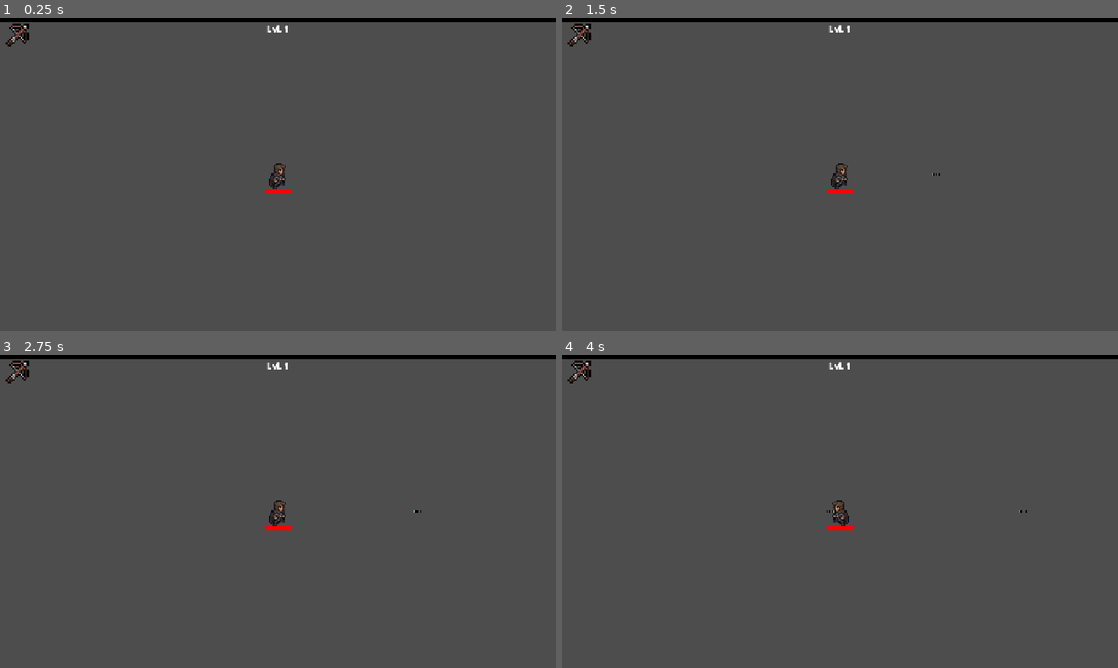
Above: before the commit, frames 1-4 (two rows, left to right).
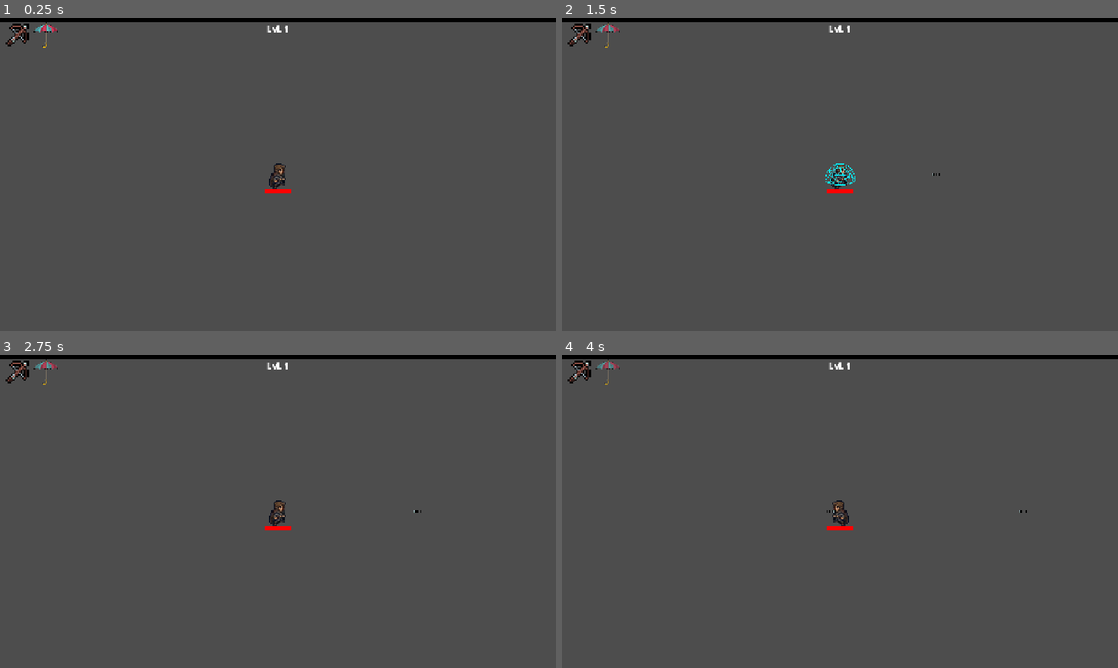
Above: after the commit, the same moments.

Repository: ricky2563/tese-vampire-survivors-game
Game: Godot game, scene res://scenes/player.tscn
The game is run twice, just before and just after one commit, with the same random seed, the same clock (stepped at 60 frames per second) and the same inputs.
Inputs:
- Up to frame 1 (0.25 s): no input
- Up to frame 2 (1.5 s): tap Enter at 0.5 s; hold D (move_right) 0.53-1.28 s; tap E at 0.6, 1.35 s; tap Space at 0.77 s; hold S (move_down) from 1.28 s (still down)
- Up to frame 3 (2.75 s): tap Space at 1.52 s; release S (move_down) at 2.03 s; hold D (move_right) from 2.03 s (still down); tap 1 at 2.1 s; tap E at 2.3 s
- Up to frame 4 (4 s): release D (move_right) at 2.78 s; hold W (move_up) 2.78-3.53 s; tap 2 at 2.85 s; tap Space at 3.02, 3.77 s; tap E at 3.05, 3.8 s; hold A (move_left) from 3.53 s (still down); tap 3 at 3.6 s

The runs differ from the first frame. In frame 1, less than 0.1% of the frame differs, in the area x 6-11%, y 1-10%; in frame 2, 0.2%, in the area x 6-53%, y 1-54%; in frame 3, less than 0.1%; in frame 4, less than 0.1%.

Commit message:
feat: meteor shield

Diff:
--- a/scenes/Meteor.tscn
+++ b/scenes/Meteor.tscn
@@ -19,6 +19,7 @@
 [node name="Timer" type="Timer" parent="."]
 
 [node name="Area2D" type="Area2D" parent="."]
+collision_layer = 5
 
 [node name="CollisionShape2D" type="CollisionShape2D" parent="Area2D"]
 position = Vector2(3.5, 90.25)
--- a/scenes/fire_hand_attack.tscn
+++ b/scenes/fire_hand_attack.tscn
@@ -1,7 +1,8 @@
-[gd_scene load_steps=8 format=3 uid="uid://bwqc5ajvt008q"]
+[gd_scene load_steps=11 format=3 uid="uid://bwqc5ajvt008q"]
 
 [ext_resource type="Script" uid="uid://b2us0h5s2u1r2" path="res://scripts/fire_hand_attack.gd" id="1_aabw1"]
 [ext_resource type="Texture2D" uid="uid://mtvewape005h" path="res://art/fire_hand_attack.png" id="2_v217h"]
+[ext_resource type="Texture2D" uid="uid://capoq3udarvgt" path="res://art/hole.png" id="3_v217h"]
 
 [sub_resource type="AtlasTexture" id="AtlasTexture_aabw1"]
 atlas = ExtResource("2_v217h")
@@ -10,10 +11,6 @@
 [sub_resource type="AtlasTexture" id="AtlasTexture_v217h"]
 atlas = ExtResource("2_v217h")
 region = Rect2(299, 0, 265, 408)
-
-[sub_resource type="AtlasTexture" id="AtlasTexture_sc5b6"]
-atlas = ExtResource("2_v217h")
-region = Rect2(0, 0, 306, 408)
 
 [sub_resource type="SpriteFrames" id="SpriteFrames_2pngg"]
 animations = [{
@@ -27,25 +24,35 @@
 "loop": false,
 "name": &"rise",
 "speed": 5.0
-}, {
-"frames": [{
-"duration": 1.0,
-"texture": SubResource("AtlasTexture_sc5b6")
-}],
-"loop": true,
-"name": &"shadow",
-"speed": 5.0
 }]
 
 [sub_resource type="RectangleShape2D" id="RectangleShape2D_7tt2v"]
 size = Vector2(92, 134)
 
+[sub_resource type="CanvasItemMaterial" id="CanvasItemMaterial_v217h"]
+
+[sub_resource type="AtlasTexture" id="AtlasTexture_sc5b6"]
+atlas = ExtResource("3_v217h")
+region = Rect2(0, 0, 64, 64)
+
+[sub_resource type="SpriteFrames" id="SpriteFrames_aw8t0"]
+animations = [{
+"frames": [{
+"duration": 1.0,
+"texture": SubResource("AtlasTexture_sc5b6")
+}],
+"loop": false,
+"name": &"shadow",
+"speed": 6.0
+}]
+
 [node name="FireHandAttack" type="Area2D"]
 script = ExtResource("1_aabw1")
 
 [node name="AnimatedSprite2D" type="AnimatedSprite2D" parent="."]
+z_index = -1
 sprite_frames = SubResource("SpriteFrames_2pngg")
-animation = &"shadow"
+animation = &"rise"
 
 [node name="CollisionShape2D" type="CollisionShape2D" parent="."]
 position = Vector2(1, -2)
@@ -53,5 +60,16 @@
 
 [node name="Timer" type="Timer" parent="."]
 
+[node name="Shadow" type="AnimatedSprite2D" parent="."]
+modulate = Color(1, 1, 1, 0.4117647)
+z_index = -1
+material = SubResource("CanvasItemMaterial_v217h")
+position = Vector2(-9.536743e-06, 22.999996)
+scale = Vector2(2.28125, 2.28125)
+sprite_frames = SubResource("SpriteFrames_aw8t0")
+animation = &"shadow"
+autoplay = "shadow"
+frame_progress = 1.0
+
 [connection signal="animation_finished" from="AnimatedSprite2D" to="." method="_on_animated_sprite_2d_animation_finished"]
 [connection signal="timeout" from="Timer" to="." method="_on_timer_timeout"]
--- a/scenes/player.tscn
+++ b/scenes/player.tscn
@@ -1,10 +1,12 @@
-[gd_scene load_steps=20 format=3 uid="uid://pscvm7w81d4t"]
+[gd_scene load_steps=22 format=3 uid="uid://pscvm7w81d4t"]
 
 [ext_resource type="Script" uid="uid://bs8pr347aup8g" path="res://scripts/player.gd" id="1_g2els"]
 [ext_resource type="Texture2D" uid="uid://tqbhgx5y31lo" path="res://art/player_move_left.png" id="2_qlg0r"]
+[ext_resource type="PackedScene" uid="uid://blp5sxg4yxans" path="res://scenes/umbrella_shield.tscn" id="2_tuyoq"]
 [ext_resource type="PackedScene" uid="uid://capqpepwdukom" path="res://scenes/gun.tscn" id="3_qhqgy"]
 [ext_resource type="Texture2D" uid="uid://48686buu5h8b" path="res://art/player_move_right.png" id="3_tuyoq"]
 [ext_resource type="Texture2D" uid="uid://bakw5ah4r22be" path="res://art/weapons.png" id="4_dqkch"]
+[ext_resource type="Texture2D" uid="uid://iufkh74ls1uw" path="res://art/umbrella_icon.png" id="7_fjrip"]
 
 [sub_resource type="AtlasTexture" id="AtlasTexture_tuyoq"]
 atlas = ExtResource("2_qlg0r")
@@ -96,6 +98,7 @@
 
 [node name="Player" type="CharacterBody2D" groups=["player"]]
 script = ExtResource("1_g2els")
+umbrella_scene = ExtResource("2_tuyoq")
 
 [node name="AnimatedSprite2D" type="AnimatedSprite2D" parent="."]
 position = Vector2(0, 8)
@@ -128,13 +131,18 @@
 [node name="WeaponsContainer" type="HBoxContainer" parent="HUD"]
 offset_left = 10.0
 offset_top = 10.0
-offset_right = 50.0
+offset_right = 109.333336
 offset_bottom = 50.0
 scale = Vector2(1.5, 1.5)
 
 [node name="IconCrossbow" type="TextureRect" parent="HUD/WeaponsContainer"]
 layout_mode = 2
 texture = SubResource("AtlasTexture_qlg0r")
+expand_mode = 2
+
+[node name="IconUmbrella" type="TextureRect" parent="HUD/WeaponsContainer"]
+layout_mode = 2
+texture = ExtResource("7_fjrip")
 expand_mode = 2
 
 [node name="ExperienceBar" type="ProgressBar" parent="HUD"]
--- /dev/null
+++ b/scenes/umbrella_shield.tscn
@@ -0,0 +1,20 @@
+[gd_scene load_steps=4 format=3 uid="uid://blp5sxg4yxans"]
+
+[ext_resource type="Texture2D" uid="uid://ckeyo0merakif" path="res://art/meteor_shield.png" id="1_52hwc"]
+[ext_resource type="Script" uid="uid://mrut7pasampu" path="res://scripts/umbrella_shield.gd" id="1_j7gug"]
+
+[sub_resource type="CircleShape2D" id="CircleShape2D_j7gug"]
+radius = 21.023796
+
+[node name="UmbrellaShield" type="Area2D" groups=["shield"]]
+collision_layer = 4
+collision_mask = 0
+script = ExtResource("1_j7gug")
+
+[node name="CollisionShape2D" type="CollisionShape2D" parent="."]
+shape = SubResource("CircleShape2D_j7gug")
+
+[node name="Sprite2D" type="Sprite2D" parent="."]
+position = Vector2(3.3881318e-21, 1.1920929e-07)
+scale = Vector2(0.16094771, 0.18566176)
+texture = ExtResource("1_52hwc")
--- a/scripts/fire_hand_attack.gd
+++ b/scripts/fire_hand_attack.gd
@@ -9,36 +9,51 @@
 var track_timer = 0.0
 
 @onready var anim = $AnimatedSprite2D
+@onready var shadow_anim = $Shadow
 
 func _ready():
 	player = get_tree().get_first_node_in_group("player")
 
-	# 1. Toca a animação da tua sombra!
-	# (Atenção: muda "shadow" para o nome exato que deste à tua animação da sombra no painel do AnimatedSprite2D)
-	anim.play("shadow")
+	anim.visible = false
+	shadow_anim.visible = true
+	shadow_anim.play("default")
 
-	# Retiramos a transparência (modulate) já que agora tens um sprite próprio para isto
+	# Começa a sombra bem suave (Alpha 0.4)
+	shadow_anim.modulate = Color(1, 1, 1, 0.4)
 
 func _process(delta):
 	if not is_instance_valid(player):
 		return
 
 	if is_tracking:
+		# Perseguição suave
 		global_position = global_position.lerp(player.global_position, follow_speed * delta)
 
 		track_timer += delta
+
+		# --- LÓGICA DE ALPHA (TRANSITIONS) ---
+		var progresso = track_timer / track_duration # Vai de 0.0 a 1.0
+
+		# Mantemos a cor original (1, 1, 1) e aumentamos apenas o Alpha.
+		# Começa em 0.1 e termina em 1.0
+		var novo_alpha = lerp(0.1, 1.0, progresso)
+		shadow_anim.modulate = Color(1, 1, 1, novo_alpha)
+
 		if track_timer >= track_duration:
 			start_attack()
 
 func start_attack():
 	is_tracking = false
 
-	# 2. Transição: A sombra para e a mão sobe
+	# 3. Transição: Esconde a sombra
+	shadow_anim.visible = false
+
+	# 4. Mostra a Mão e toca o "rise"
+	anim.visible = true
 	anim.play("rise")
 
 func _on_animated_sprite_2d_animation_finished():
-	# 3. PROTEÇÃO: Verifica se a animação que acabou foi mesmo o ataque ("rise").
-	# Isto evita que a mão desapareça e dê erro caso a animação "shadow" termine antes do tempo!
+	# 5. Como este sinal continua ligado ao AnimatedSprite2D principal, a lógica mantém-se!
 	if anim.animation == "rise":
 		for body in get_overlapping_bodies():
 			if body.is_in_group("player"):
--- a/scripts/meteor.gd
+++ b/scripts/meteor.gd
@@ -32,10 +32,27 @@
 	tween.tween_callback(impact)
 
 func impact():
+	# 1. Procurar o player na área de impacto
+	var player_target = null
 	for body in $Area2D.get_overlapping_bodies():
 		if body.is_in_group("player"):
-			body.take_damage(damage)
+			player_target = body
+			break
 
+	# 2. Lógica de Dano vs Escudo
+	if player_target:
+		if player_target.is_shield_active:
+			# BLOQUEADO: O player tem o escudo ligado
+			print("Meteoro bloqueado pelo estado do escudo!")
+			# Se quiseres chamar um som ou animação no escudo:
+			var shield_node = player_target.get_node_or_null("UmbrellaShield")
+			if shield_node and shield_node.has_method("block_attack"):
+				shield_node.block_attack()
+		else:
+			# DANO: O player está vulnerável
+			player_target.take_damage(damage)
+
+	# Limpeza
 	if shadow:
 		shadow.queue_free()
 	queue_free()
--- a/scripts/player.gd
+++ b/scripts/player.gd
@@ -5,6 +5,7 @@
 
 @onready var health_bar = $HealthBar
 @onready var level_label = $HUD/LevelLabel
+@onready var umbrella_icon = $HUD/WeaponsContainer/IconUmbrella
 
 # --- NOVO: Referência para o AnimatedSprite2D ---
 @onready var anim = $AnimatedSprite2D
@@ -12,6 +13,7 @@
 @export var experience = 0
 @export var experience_required = 20
 @export var level = 1
+@export var umbrella_scene: PackedScene
 
 @onready var experience_bar = $HUD/ExperienceBar
 
@@ -20,12 +22,83 @@
 var upgrades_owned = []
 var pickup_range_level = 0
 var is_dead = false
+var can_umbrella = true
+var umbrella_cooldown = 5.0
+var is_shield_active = false
+var flicker_tween: Tween
 
 var weapons = {
 	"bow": {
 		"level": 0
 	}
 }
+
+func _input(event):
+	# Se o jogador estiver morto ou o menu de upgrade estiver aberto, não faz nada
+	if is_dead or get_tree().paused:
+		return
+
+	# Verifica se a tecla E foi pressionada e se o cooldown terminou
+	if event is InputEventKey and event.pressed and event.keycode == KEY_E:
+		if can_umbrella:
+			deploy_umbrella()
+		else:
+			print("Guarda-chuva em cooldown!")
+
+func deploy_umbrella():
+	if umbrella_scene == null:
+		print("Erro: Cena do Guarda-Chuva não atribuída no Inspector!")
+		return
+
+	# --- FASE 1: USOU A HABILIDADE ---
+	can_umbrella = false
+	is_shield_active = true
+
+	# Instancia e adiciona o escudo
+	var shield = umbrella_scene.instantiate()
+	add_child(shield)
+
+	print("Guarda-chuva ATIVADO!")
+
+	# --- FASE 2: ATUALIZAR HUD (INÍCIO COOLDOWN) ---
+	# 1. Faz o ícone ficar semi-transparente imediatamente
+	umbrella_icon.modulate.a = 0.2
+
+	# 2. Cria e inicia o Tween para piscar o Alpha (de 0.2 a 0.8 repetidamente)
+	flicker_tween = create_tween()
+
+	# Define o loop infinito para o piscar
+	flicker_tween.set_loops()
+
+	# Transição de 0.2 a 0.8 durante 0.3 segundos
+	flicker_tween.tween_property(umbrella_icon, "modulate:a", 0.8, 0.3)
+
+	# Transição de volta de 0.8 a 0.2 durante 0.3 segundos
+	flicker_tween.tween_property(umbrella_icon, "modulate:a", 0.2, 0.3)
+
+	print("HUD: Ícone começou a piscar (cooldown)")
+
+	# --- FASE 3: DURAÇÃO DO ESCUDO ---
+	# Espera os 2 segundos de duração do escudo ativo
+	await get_tree().create_timer(2.0, false).timeout
+	is_shield_active = false
+
+	# --- FASE 4: RESTO DO COOLDOWN (AJUSTADO) ---
+	# Espera o resto do tempo do cooldown total
+	# (umbrella_cooldown - 2.0s que já passaram)
+	await get_tree().create_timer(umbrella_cooldown - 2.0, false).timeout
+
+	# --- FASE 5: PRONTO A USAR (FIM COOLDOWN) ---
+	can_umbrella = true
+
+	# 1. Cancela a animação de piscar (o Tween para)
+	if is_instance_valid(flicker_tween):
+		flicker_tween.kill()
+
+	# 2. Volta o ícone para opacidade total (1.0) para avisar que está pronto
+	umbrella_icon.modulate.a = 1.0
+
+	print("Guarda-chuva pronto a usar! HUD atualizada.")
 
 func _ready():
 	health_bar.max_value = health
--- /dev/null
+++ b/scripts/umbrella_shield.gd
@@ -0,0 +1,16 @@
+extends Area2D
+
+func _ready():
+	# O escudo dura 2 segundos e depois desaparece
+	var tween = create_tween()
+	# Efeito visual de "aparecer" (fade in) e depois "desaparecer" (fade out)
+	modulate.a = 0
+	tween.tween_property(self, "modulate:a", 1.0, 0.2) # Fade in rápido
+	tween.tween_interval(1.6) # Fica ativo
+	tween.tween_property(self, "modulate:a", 0.0, 0.2) # Fade out
+	tween.tween_callback(queue_free)
+
+# Esta função será chamada pelo meteoro quando ele impactar
+func block_attack():
+	# Aqui podes pôr um efeito de faíscas ou som de "block"
+	print("Ataque bloqueado pelo guarda-chuva!")
Binary file added: art/hand_start_state.png
Not shown, added: art/hand_start_state.png.import
Binary file added: art/hand_start_state_2.png
Not shown, added: art/hand_start_state_2.png.import
Binary file added: art/hand_start_state_sequence.png
Not shown, added: art/hand_start_state_sequence.png.import
Binary file added: art/hole.png
Not shown, added: art/hole.png.import
Binary file added: art/meteor_shield.png
Not shown, added: art/meteor_shield.png.import
Binary file added: art/umbrella_icon.png
Not shown, added: art/umbrella_icon.png.import
(and 2 more such lines)
